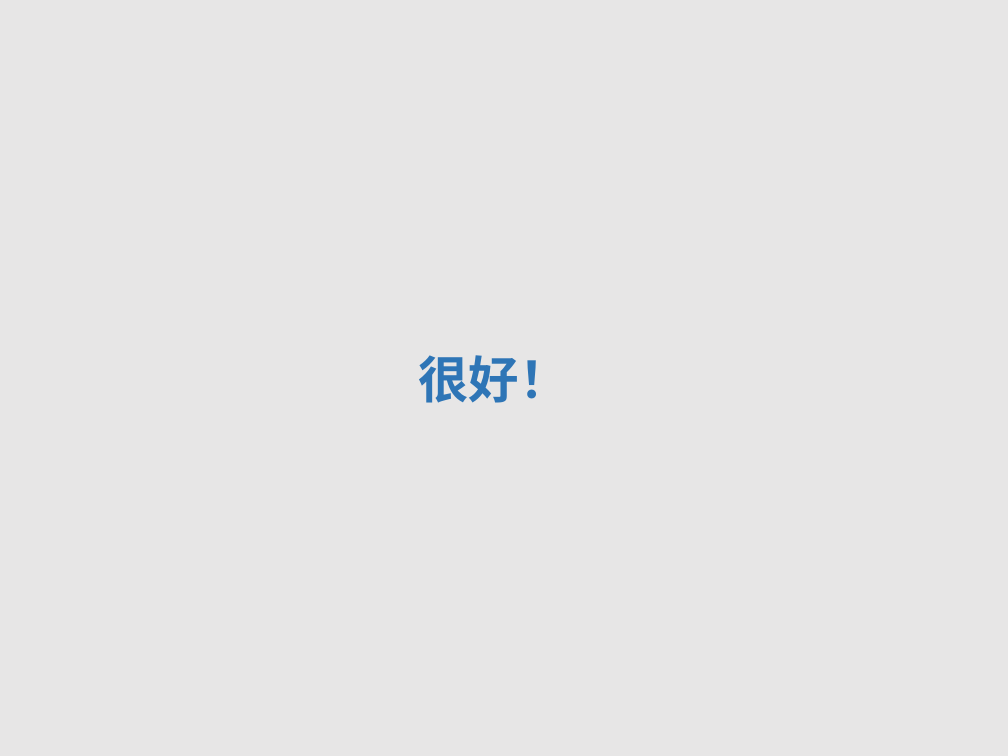
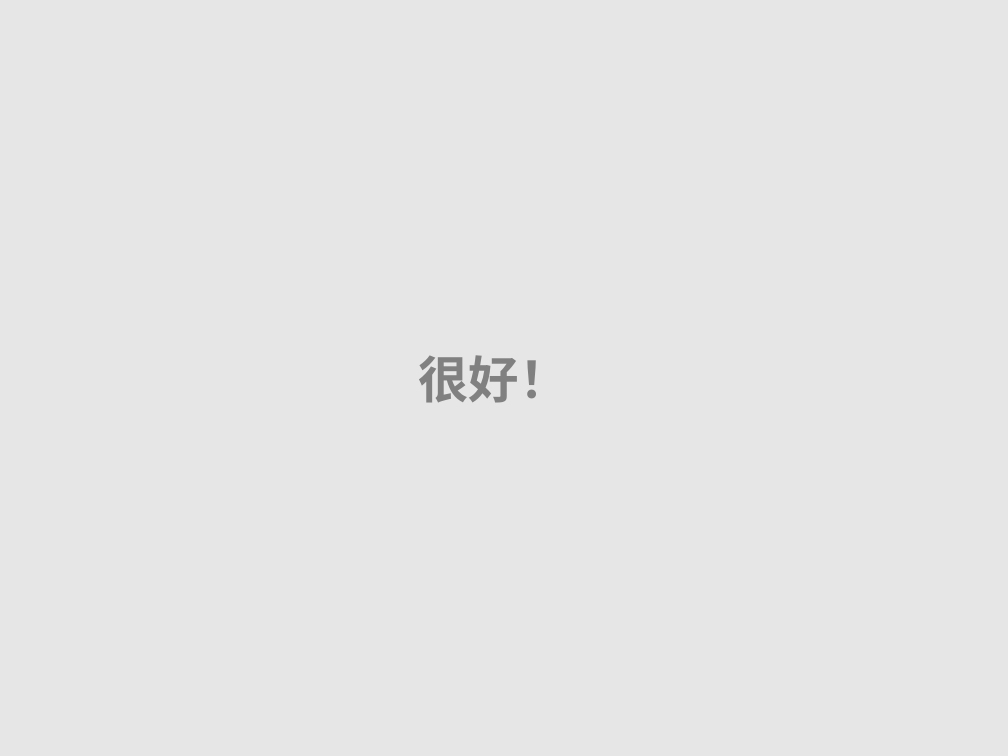
Before and after one commit to EJ-Chang/OSD-Study, a slide deck: slide 24 of WheelOSDtest/StimulusPNG.pptx. Drawn at 1008x756 pixels with LibreOffice and Linux fonts; fonts in the diff are those of the drawing. Boxes give left, top, right and bottom in pixels: in the first picture for what was removed or moved away, otherwise in the second. Text is boxed around its words. In the diff, an @@ line names an element or a change of style, - is before the commit and + after.

```diff
--- a/WheelOSDtest/StimulusPNG.pptx
+++ b/WheelOSDtest/StimulusPNG.pptx
@@ text "很好！" at <box>418,355,569,403</box>: text colour #2E75B6 to #808080 @@
```
Also in this commit, not shown: 7 other slides changed, 12 slides added, 12 slides removed, 14 other files.
